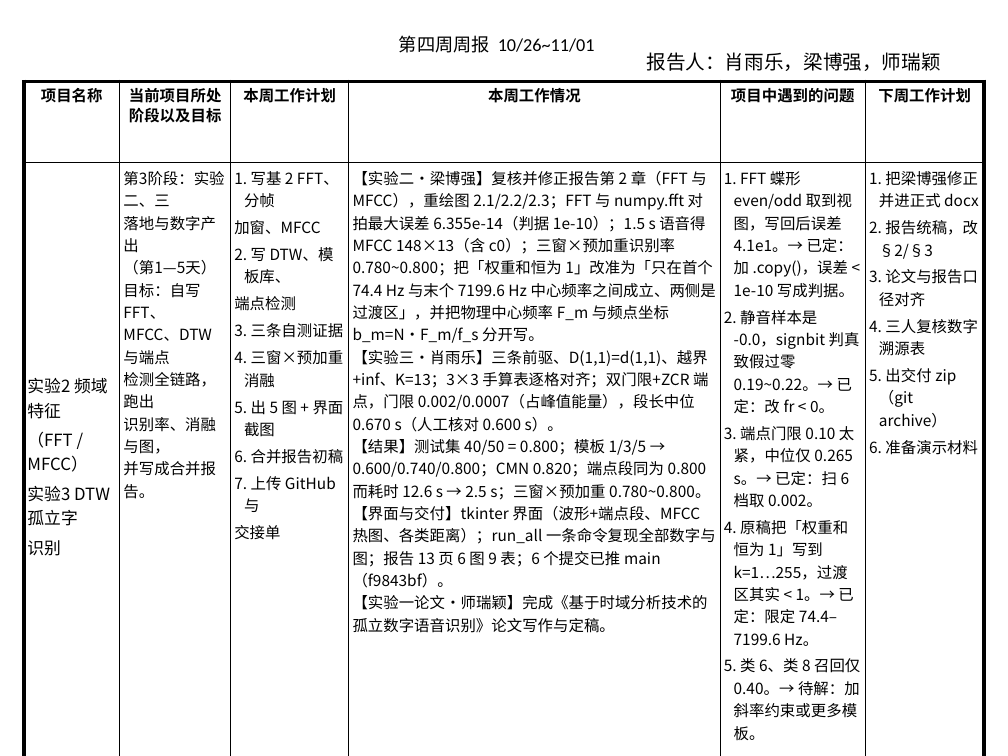
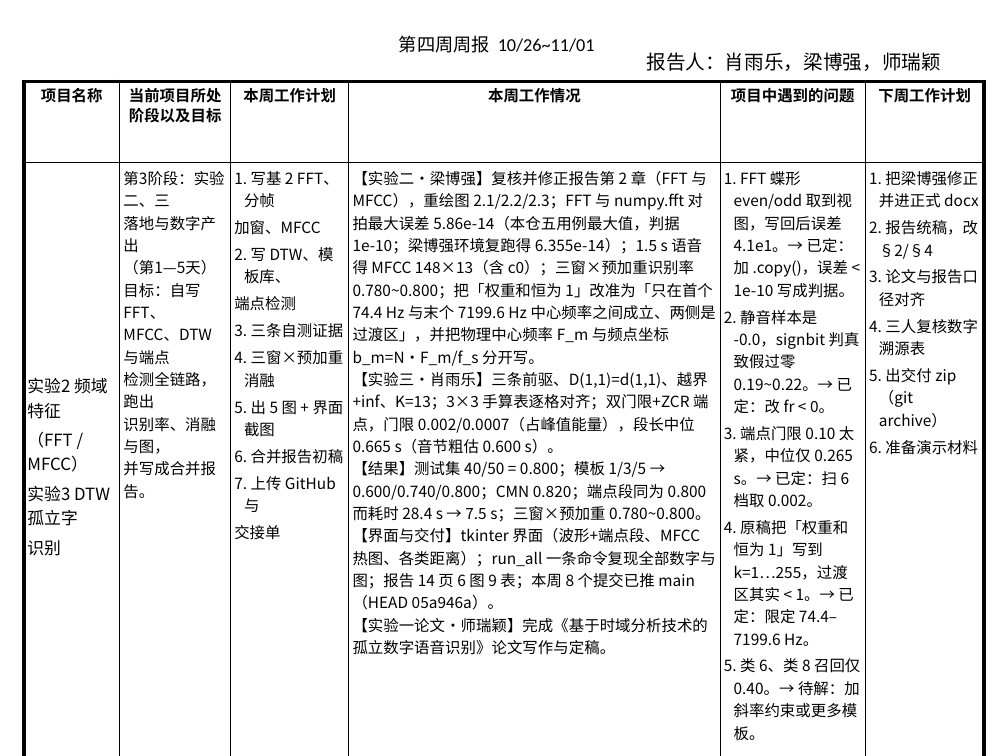
Before and after one commit to jinan2anle-web/dsp-lab, a slide deck: slide 1 of report/周报/第四周周报.pptx. Drawn at 1008x756 pixels with LibreOffice and Linux fonts; fonts in the diff are those of the drawing. Boxes give left, top, right and bottom in pixels: in the first picture for what was removed or moved away, otherwise in the second. Text is boxed around its words. In the diff, an @@ line names an element or a change of style, - is before the commit and + after.

Commit message:
fix: 按自查回执修 11 处代码 + 报告 15 处口径，0.760 已复现
代码（审计 A 的 11 条，除 env.py 误报）：
- mfcc: edges_bin 裁剪到 [0, nfft/2]，修 k=256 残留 0.0464
- framing: window(1) 不再 NaN；frames([]) 不再 IndexError（补零移到预加重前）
- endpoint: LOW_HIGH_RATIO=0.35 统一低门限；zcr_ratio 从死参数改为生效
- templates: 文件名带 part 前缀，build(test) 不再覆盖 train
- exp2_ablation: 认 --no-ablation；run_all: --fast 仍出图、失败不写溯源表
- exp3_recognize: 新增 exp3_endpoint_sweep.csv 与 accuracy 的耗时列
- selftest: 滤波器组改为真断言 + 新增 [148,512] 批量用例

报告（审计 B/C 的 15 条）：
- §4.1 重写：0.760 = 整段[T,3] DTW + 段内归一化，实测 38/50 可复现；
  去归一化 20/50；band 0.35→1.00 只影响耗时（32.8→57.8 s）
- 表 2 补五用例实测值（最大 5.86e-14）；表 4 与 sweep csv 对齐（中位 0.665 s）
- 表 6 耗时改引 exp3_accuracy.csv（28.4/8.0/20.5/31.9/7.5 s，±50% 波动）
- 图 3.2 改 170.4579 / 166 步 / 分界 59 帧；§4.3 补齐 10 条错例
- README 的 0.760 段落改为「已复现」并标注 frame_sequences.pkl 是混淆变量
- 大纲/工作分配方案对齐（时域复算归 B、报告人三人并列、148 帧）

周报第四周数字同步（5.86e-14 / 28.4→7.5 s / 0.665 s / 14 页 / 8 提交）

```diff
--- a/report/周报/第四周周报.pptx
+++ b/report/周报/第四周周报.pptx
@@ table at [24, 82, 984, 744] @@
-row 2, column 4: 【实验二·梁博强】复核并修正报告第 2 章（FFT 与 MFCC），重绘图 2.1/2.2/2.3；FFT 与 numpy.fft 对拍最大误差 6.355e-14（判据 1e-10）；1.5 s 语音得 MFCC 148×13（含 c0）；三窗×预加重识别率 0.780~0.800；把「权重和恒为 1」改准为「只在首个 74.4 Hz 与末个 7199.6 Hz 中心频率之间成立、两侧是过渡区」，并把物理中心频率 F_m 与频点坐标 b_m=N·F_m/f_s 分开写。 / 【实验三·肖雨乐】三条前驱、D(1,1)=d(1,1)、越界 +inf、K=13；3×3 手算表逐格对齐；双门限+ZCR 端点，门限 0.002/0.0007（占峰值能量），段长中位 0.670 s（人工核对 0.600 s）。 / 【结果】测试集 40/50 = 0.800；模板 1/3/5 → 0.600/0.740/0.800；CMN 0.820；端点段同为 0.800 而耗时 12.6 s → 2.5 s；三窗×预加重 0.780~0.800。 / 【界面与交付】tkinter 界面（波形+端点段、MFCC 热图、各类距离）；run_all 一条命令复现全部数字与图；报告 13 页 6 图 9 表；6 个提交已推 main（f9843bf）。 / 【实验一论文·师瑞颖】完成《基于时域分析技术的孤立数字语音识别》论文写作与定稿。
+row 2, column 4: 【实验二·梁博强】复核并修正报告第 2 章（FFT 与 MFCC），重绘图 2.1/2.2/2.3；FFT 与 numpy.fft 对拍最大误差 5.86e-14（本仓五用例最大值，判据 1e-10；梁博强环境复跑得 6.355e-14）；1.5 s 语音得 MFCC 148×13（含 c0）；三窗×预加重识别率 0.780~0.800；把「权重和恒为 1」改准为「只在首个 74.4 Hz 与末个 7199.6 Hz 中心频率之间成立、两侧是过渡区」，并把物理中心频率 F_m 与频点坐标 b_m=N·F_m/f_s 分开写。 / 【实验三·肖雨乐】三条前驱、D(1,1)=d(1,1)、越界 +inf、K=13；3×3 手算表逐格对齐；双门限+ZCR 端点，门限 0.002/0.0007（占峰值能量），段长中位 0.665 s（音节粗估 0.600 s）。 / 【结果】测试集 40/50 = 0.800；模板 1/3/5 → 0.600/0.740/0.800；CMN 0.820；端点段同为 0.800 而耗时 28.4 s → 7.5 s；三窗×预加重 0.780~0.800。 / 【界面与交付】tkinter 界面（波形+端点段、MFCC 热图、各类距离）；run_all 一条命令复现全部数字与图；报告 14 页 6 图 9 表；本周 8 个提交已推 main（HEAD 05a946a）。 / 【实验一论文·师瑞颖】完成《基于时域分析技术的孤立数字语音识别》论文写作与定稿。
-row 2, column 6: 1. 把梁博强修正并进正式 docx / 2. 报告统稿，改 §2/§3 / 3. 论文与报告口径对齐 / 4. 三人复核数字溯源表 / 5. 出交付 zip（git archive） / 6. 准备演示材料
+row 2, column 6: 1. 把梁博强修正并进正式 docx / 2. 报告统稿，改 §2/§4 / 3. 论文与报告口径对齐 / 4. 三人复核数字溯源表 / 5. 出交付 zip（git archive） / 6. 准备演示材料
```
Also in this commit, not shown: 26 other files.
